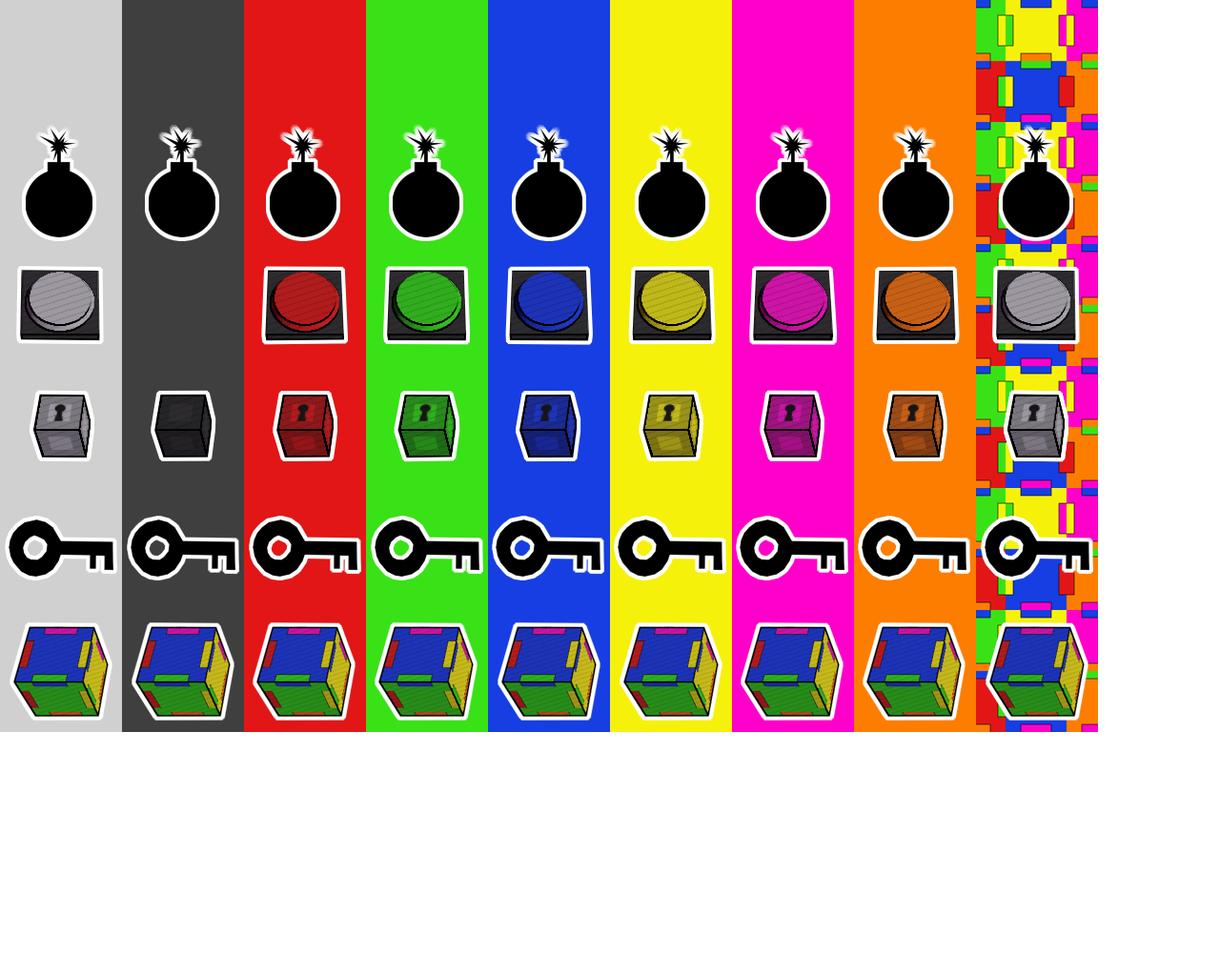
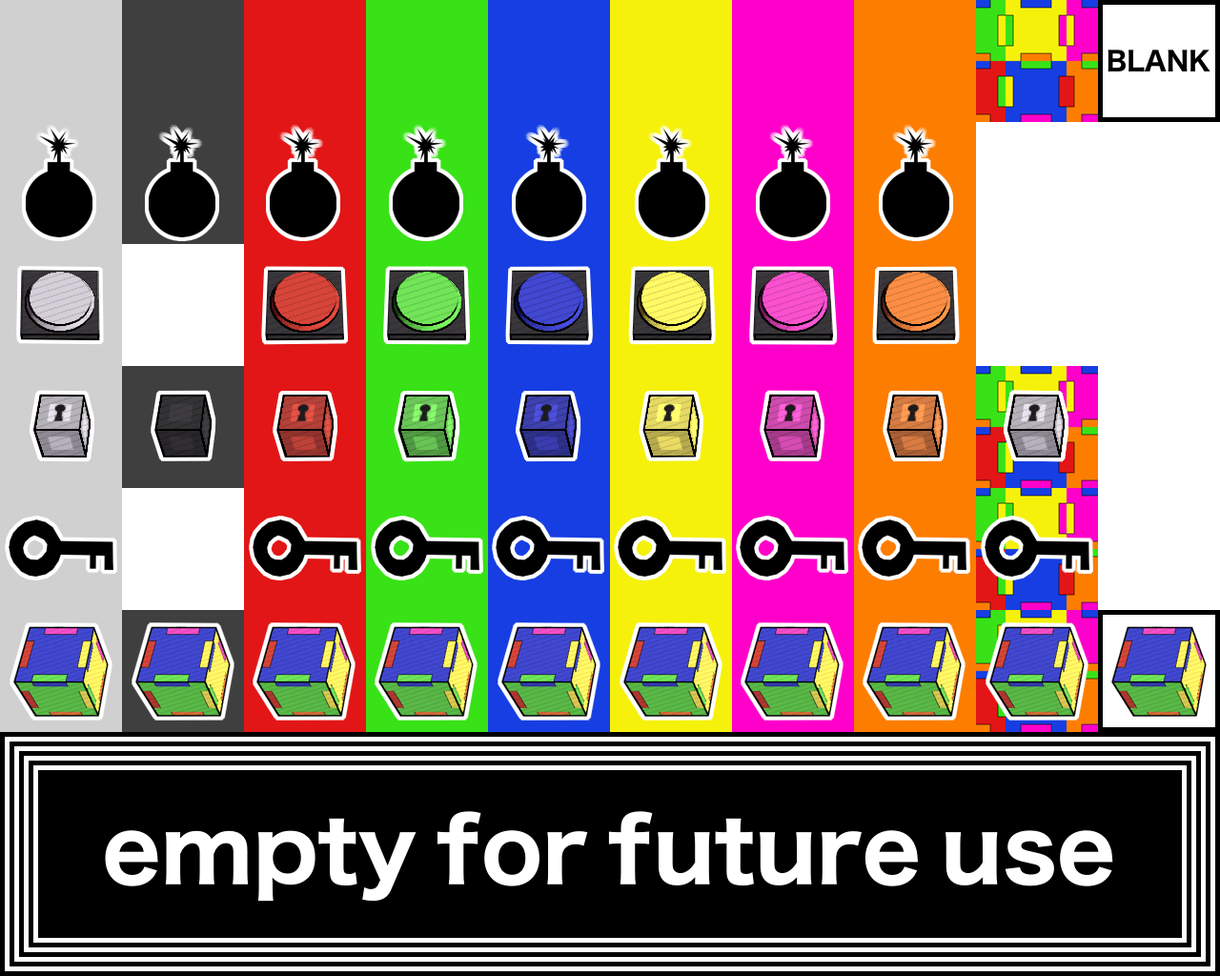
Before/after of a 1220×976 layered artwork. What changed in the layer stack:
painted on "Copy of bomb" over [122, 123, 1099, 246]
painted on "Paint Layer 10" over [20, 122, 1099, 306]
hid "rng" (2nd of 6, in "bomb") over [976, 122, 1099, 245]
painted on "Copy of detonator" over [20, 61, 1220, 550]
painted on "Paint Layer 11" over [20, 244, 1099, 428]
hid "rng" (3rd of 6, in "detonator") over [944, 244, 1099, 367]
hid "black" (3rd of 6, in "detonator") over [122, 244, 245, 367]
painted on "Copy of Paint Layer 10 (pasted)" over [15, 192, 1220, 681]
painted on "Copy of key" over [122, 488, 245, 610]
painted on "Paint Layer 13" over [18, 488, 1085, 672]
hid "black" (5th of 6, in "key") over [122, 488, 245, 611]
painted on "Copy of player_start" (1st of 10, in "player_start") over [3, 619, 1220, 742]
painted on "Paint Layer 14" over [0, 610, 1220, 794]
added group "blank" (1st of 3) with 3 layers above "empty_for_future_use" over [1098, 0, 1220, 733]
added layer "blank" (2nd of 3, in "blank") in group "blank" over [1098, 610, 1220, 733]
added layer "blank" (3rd of 3, in "blank") in group "blank" over [1098, 0, 1220, 123]
added group "empty_for_future_use" (1st of 3) with 2 layers above "Background" over [0, 732, 1220, 976]
added layer "empty_for_future_use" (2nd of 3, in "empty_for_future_use") in group "empty_for_future_use" over [0, 732, 1220, 976]
added layer "empty_for_future_use" (3rd of 3, in "empty_for_future_use") in group "empty_for_future_use" over [0, 732, 1220, 976]
